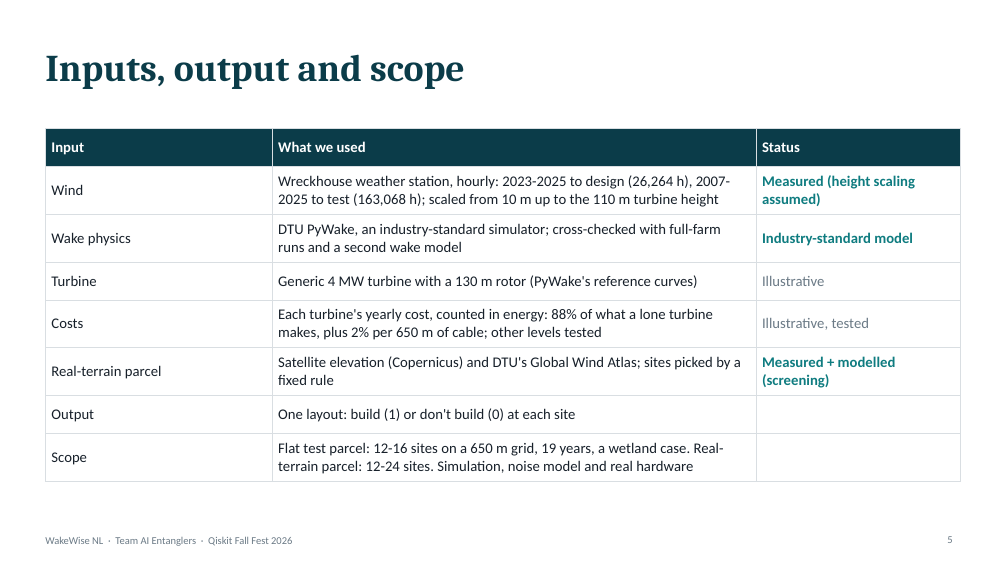
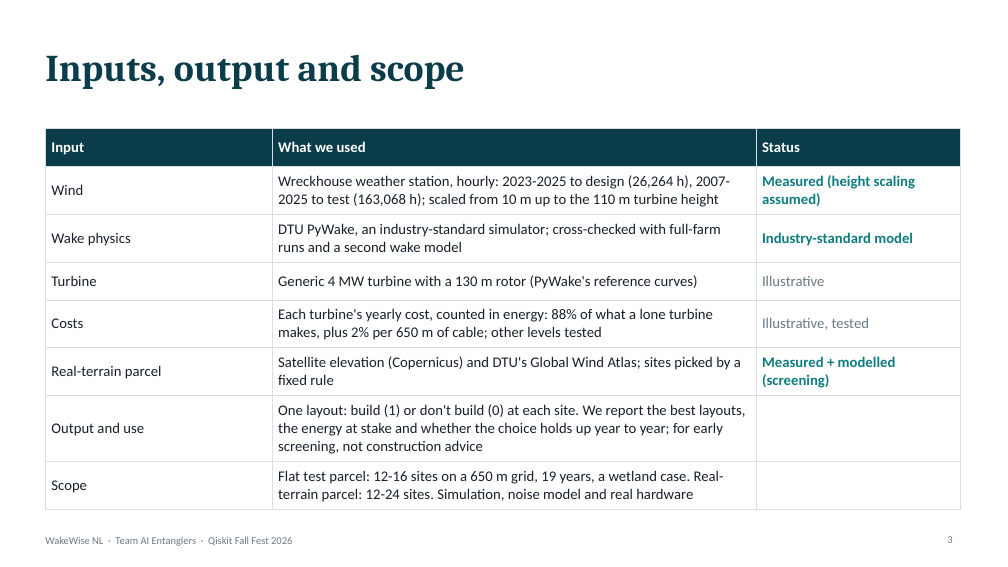
Before and after one commit to mrw-soumik/Qiskit-AI-Entanglers-, a slide deck: slide 3 of slides/WakeWise_NL_AI_Entanglers.pptx (slide 5 before the commit). Drawn at 1008x567 pixels with LibreOffice and Linux fonts; fonts in the diff are those of the drawing. Boxes give left, top, right and bottom in pixels: in the first picture for what was removed or moved away, otherwise in the second. Text is boxed around its words. In the diff, an @@ line names an element or a change of style, - is before the commit and + after.

```diff
--- a/slides/WakeWise_NL_AI_Entanglers.pptx
+++ b/slides/WakeWise_NL_AI_Entanglers.pptx
@@ table at [45, 129, 960, 506] @@
-row 7, column 1: Output
+row 7, column 1: Output and use
-row 7, column 2: One layout: build (1) or don't build (0) at each site
+row 7, column 2: One layout: build (1) or don't build (0) at each site. We report the best layouts, the energy at stake and whether the choice holds up year to year; for early screening, not construction advice
```
Also in this commit, not shown: 7 other slides changed, 6 slides removed, 1 other file.
